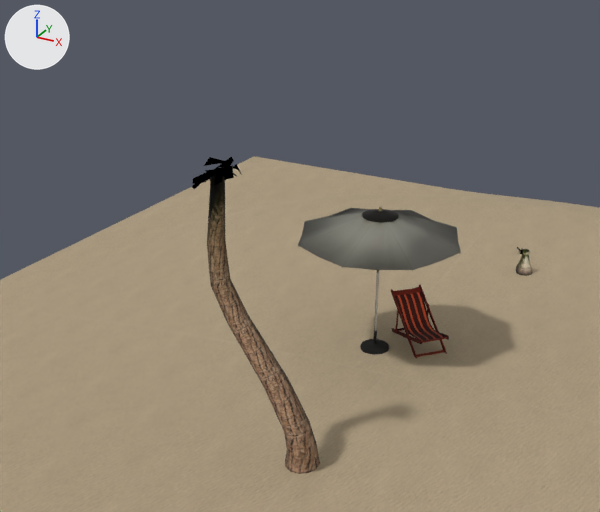
One commit to the glTF model scenes/world_1.glb: the scene before it, then after it.
One viewpoint serves both versions: a 50 mm camera at (4.84, -11.91, 9.38) aimed at (-1.58, -0.24, 3.54). Lighting does not change. The marker at upper left points along +X, +Y and +Z. Where no turn or scale is listed for an object, it has been applied to the vertices.

The scene before the commit, as lines of its bpy script (objects in view):
```python
me_chair2v = bpy.data.meshes.new('Chair2V')
me_chair2v.from_pydata(...)  # 788 vertices, 1504 faces; spans x -0.635..0.767, y 1.399..2.328, z -2.135..-0.767
me_chair2v.materials.append(mat_chairmat)
me_palmtreebarkv = bpy.data.meshes.new('PalmTreeBarkV')
me_palmtreebarkv.from_pydata(...)  # 120 vertices, 236 faces; spans x -1.31..0.26, y -3.48..-2.53, z 1.14..6.02
me_palmtreebarkv.materials.append(mat_palm_tree_bark)
me_umbrellav = bpy.data.meshes.new('UmbrellaV')
me_umbrellav.from_pydata(...)  # 965 vertices, 1650 faces; spans x -2.09..0.95, y -0.65..2.39, z 1.42..4.27
me_umbrellav.materials.append(mat_umbrellamat)
ob_chair2 = bpy.data.objects.new('Chair2', me_chair2v)
ob_chair2.location = (0.0, 0.0, 0.0)
ob_chair2.rotation_euler = (1.571, 0.0, 0.0)  # degrees (90, 0, 0)
ob_palmtreebark = bpy.data.objects.new('PalmTreeBark', me_palmtreebarkv)
ob_palmtreebark.location = (0.0, 0.0, 0.0)
ob_umbrella = bpy.data.objects.new('Umbrella', me_umbrellav)
ob_umbrella.location = (0.0, 0.0, 0.0)
# also in view: 'Sand' at (0.01, 0.0, 0.93)
```
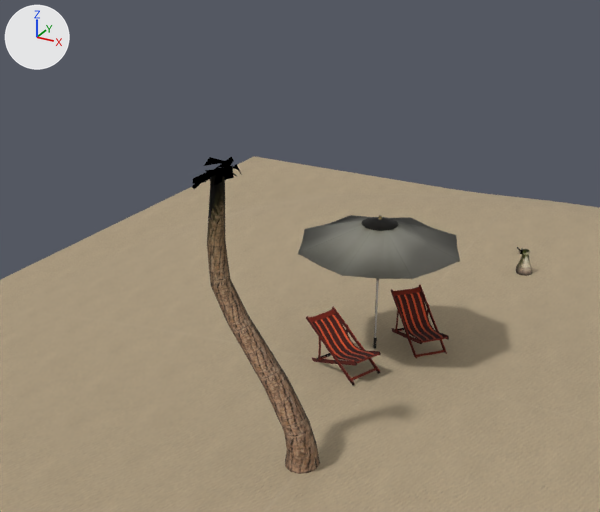
Commit message: Update world 1 scene

Location of each change, (x1, y1, x2, y2) in pixels of the pictures (600 x 512 px):
'Umbrella', moved: before (298, 207, 461, 355); after (298, 215, 460, 349)
'Chair1', added: after (306, 306, 381, 385)

The edits, one by one:
Object 'Umbrella' (ob_umbrella) moves from (0.0, 0.0, 0.0) to (0.0, 0.0, -0.15).
Object 'Chair1' (ob_chair1) is new; it shows me_chair2v.
Its location is (-0.24, -1.5, 0.1).
Its rotation in degrees is (87, -3.9, 19).
